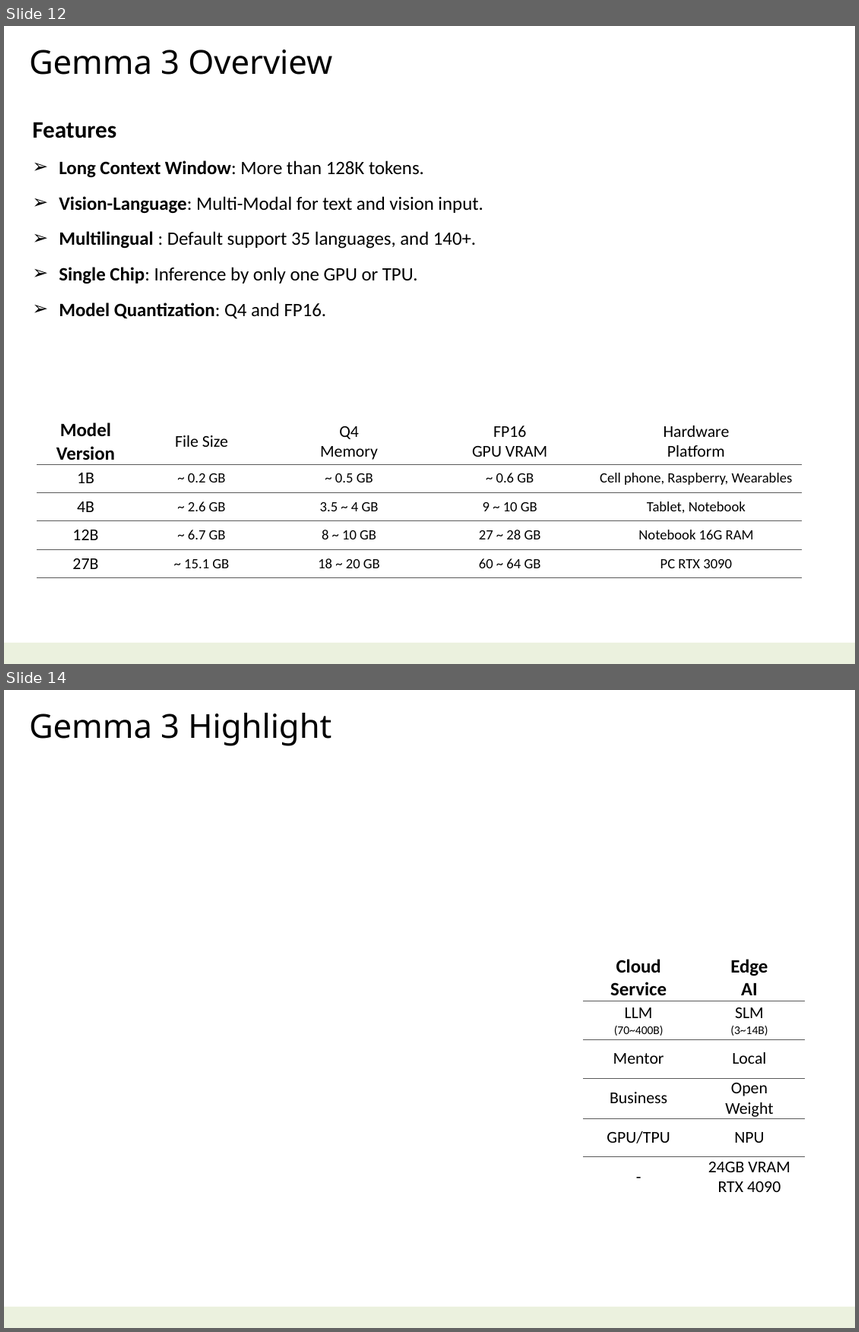
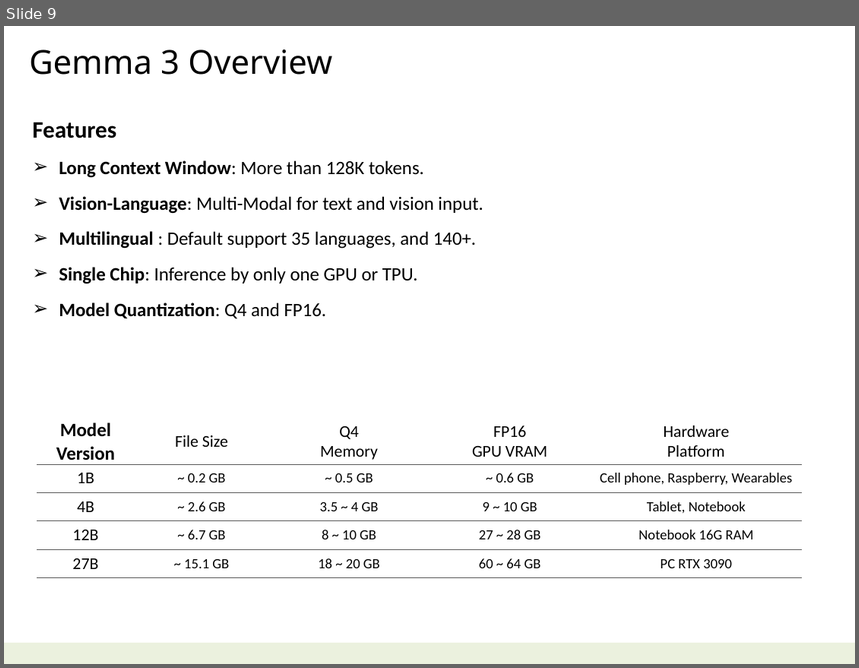
Before and after one commit to navibator/crazy-ai, a slide deck: ai-gemma.pptx. Shown one above the other, each under a label of ours: slides 12 and 14 before the commit, slide 9 after it; the slides between them are not shown. The pictures are 859x1332 and 859x668 pixels, drawn with LibreOffice and Linux fonts; fonts in the diff are those of the drawing. Boxes give left, top, right and bottom in pixels: in the first picture for what was removed or moved away, otherwise in the second. Text is boxed around its words. In the diff, an @@ line names an element or a change of style, - is before the commit and + after.

```diff
--- a/ai-gemma.pptx
+++ b/ai-gemma.pptx
@@ slide 14 removed at bbox=[4, 690, 855, 1328], background #FFFFFF; not listed: 1 template element that a slide beside it also shows @@
@@ text removed at bbox=[29, 713, 332, 746] @@
-Gemma 3 Highlight
@@ table removed at bbox=[584, 954, 805, 1195], 6 rows, 2 columns @@
-Cloud / Service | Edge / AI
-LLM / (70~400B) | SLM / (3~14B)
-Mentor | Local
-Business | Open / Weight
-GPU/TPU | NPU
-- | 24GB VRAM / RTX 4090
@@ what was slide 12 is now slide 9 @@
```
Also in this commit, not shown: 5 slides changed, 1 slide added, 2 other slides removed, 1 other file.
